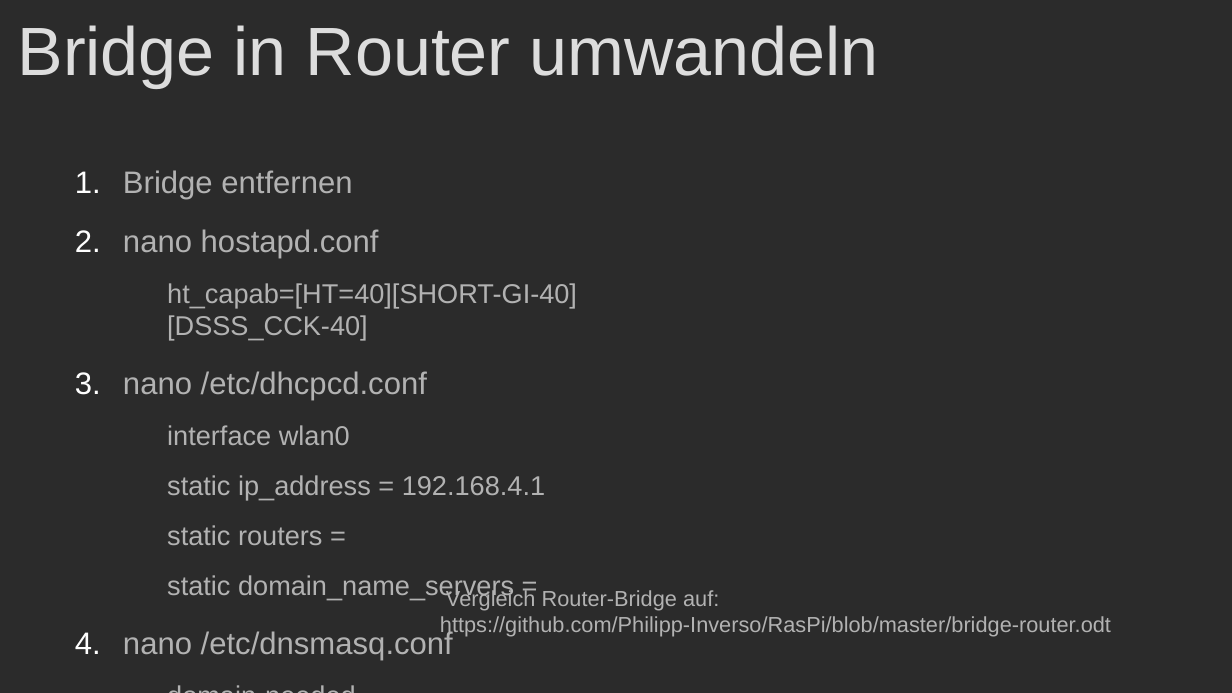
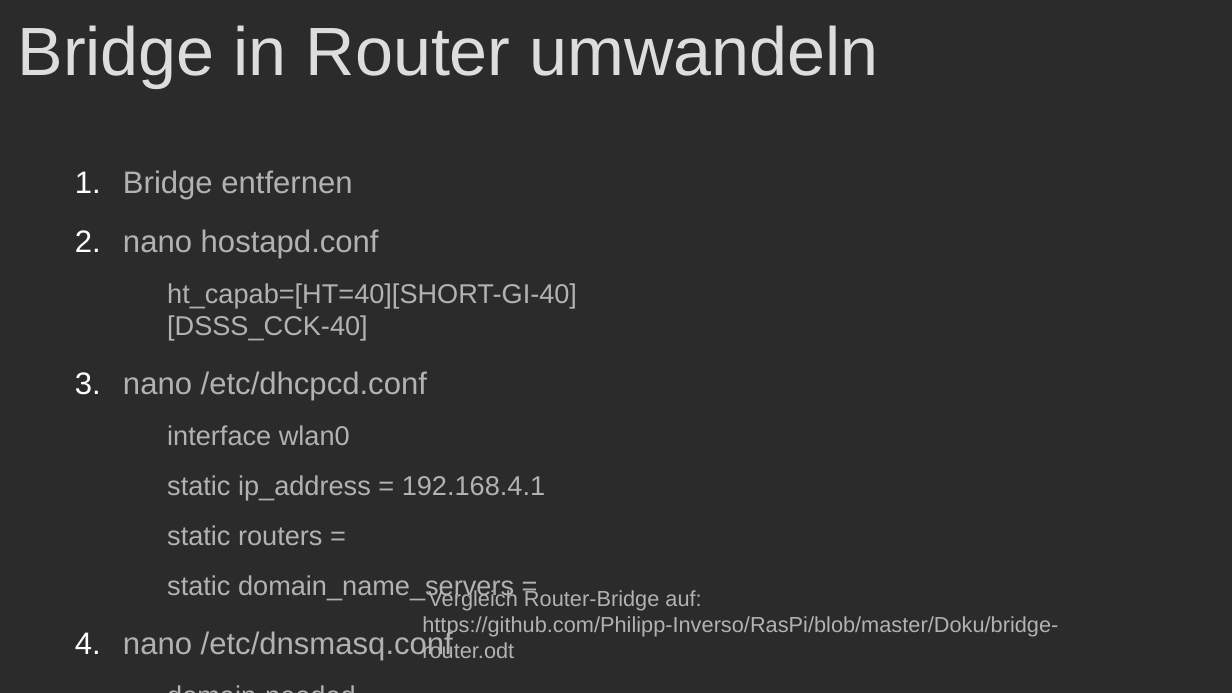
Before and after one commit to Philipp-Inverso/RasPi, a slide deck: slide 6 of Doku/HardwareAufgaben.odp. Drawn at 1232x693 pixels with LibreOffice and Linux fonts; fonts in the diff are those of the drawing; background and template pictures are left out; a plain dark background stands for a picture behind light text. Boxes give left, top, right and bottom in pixels: in the first picture for what was removed or moved away, otherwise in the second. Text is boxed around its words. In the diff, an @@ line names an element or a change of style, - is before the commit and + after.

```diff
--- a/Doku/HardwareAufgaben.odp
+++ b/Doku/HardwareAufgaben.odp
@@ text at (422,589,1058,658): text changed @@
-Vergleich Router-Bridge auf: https://github.com/Philipp-Inverso/RasPi/blob/master/bridge-router.odt
+Vergleich Router-Bridge auf:
+https://github.com/Philipp-Inverso/RasPi/blob/master/Doku/bridge-router.odt
```
Also in this commit, not shown: 1 other slide changed, 1 other file.
